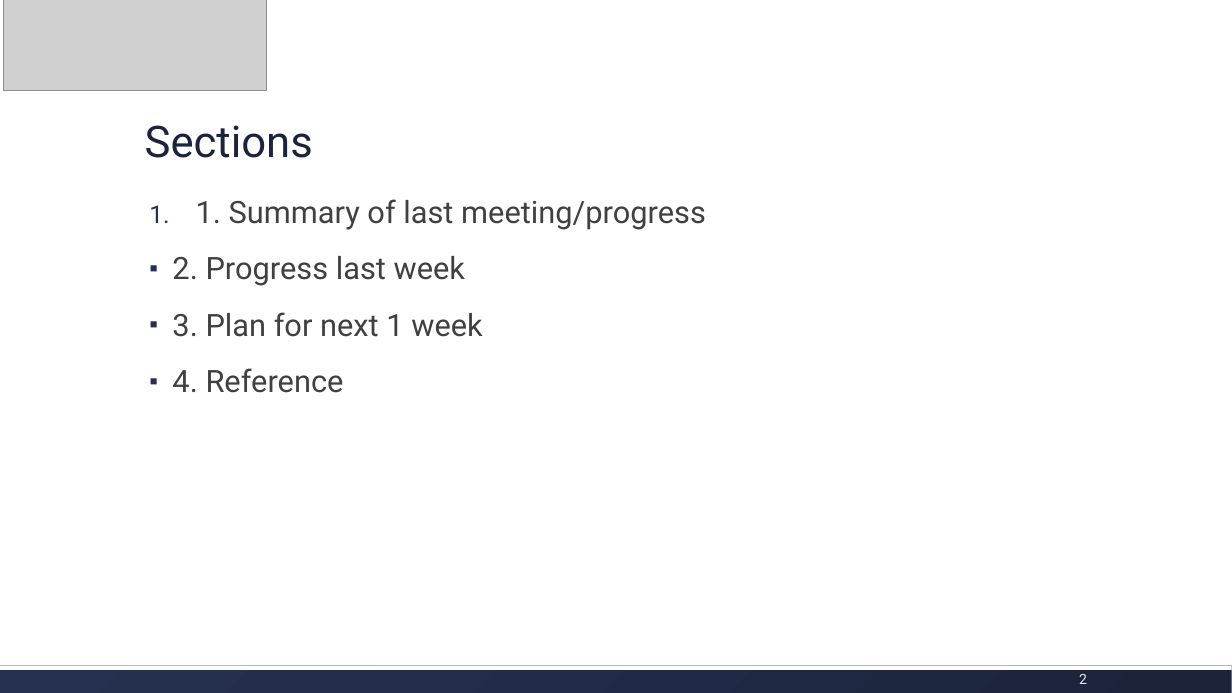
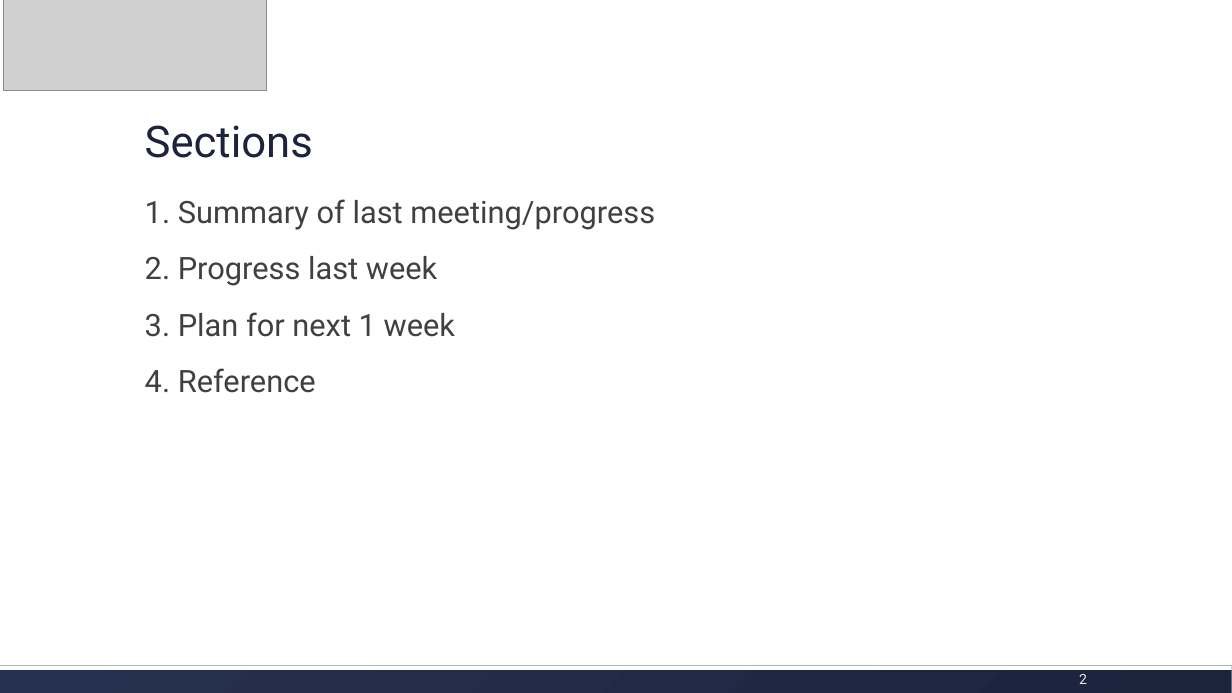
Before and after one commit to hjkim24/RADP, a slide deck: slide 2 of ppt/template/radp-progress-template.pptx. Drawn at 1232x693 pixels with LibreOffice and Linux fonts; fonts in the diff are those of the drawing; grey boxes stand for pictures. Boxes give left, top, right and bottom in pixels: in the first picture for what was removed or moved away, otherwise in the second. Text is boxed around its words. In the diff, an @@ line names an element or a change of style, - is before the commit and + after.

```diff
--- a/ppt/template/radp-progress-template.pptx
+++ b/ppt/template/radp-progress-template.pptx
@@ text "1. Summary of last meeting/progress" at bbox=[145, 199, 655, 393]: bullet 1. to none; bullet ▪ to none @@
```
Also in this commit, not shown: 2 other slides changed, 1 other file.
